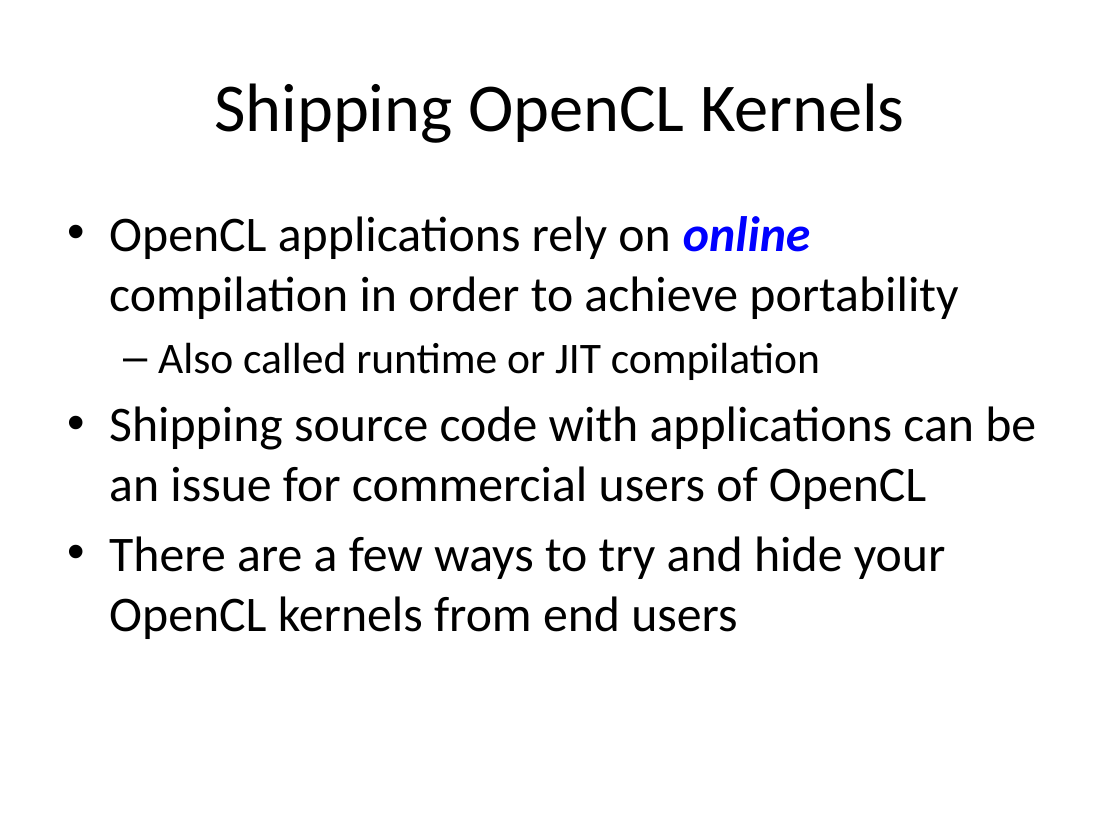
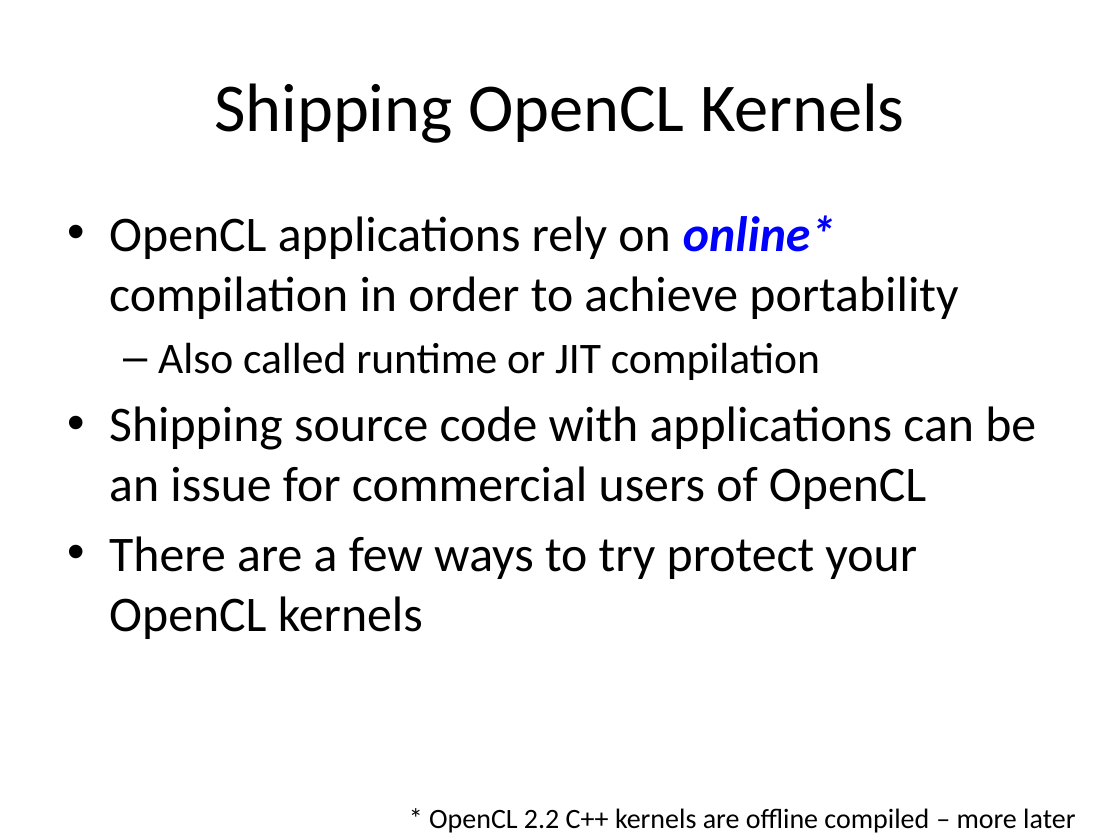
Before and after one commit to UoB-HPC/opencl-training-code, a slide deck: slide 5 of slides/advanced_part2.pptx. Drawn at 1120x840 pixels with LibreOffice and Linux fonts; fonts in the diff are those of the drawing. Boxes give left, top, right and bottom in pixels: in the first picture for what was removed or moved away, otherwise in the second. Text is boxed around its words. In the diff, an @@ line names an element or a change of style, - is before the commit and + after.

Commit message:
Part 2 updates
Minor wording improvements on a couple of slides.

```diff
--- a/slides/advanced_part2.pptx
+++ b/slides/advanced_part2.pptx
@@ text at box(109, 215, 958, 319): text changed @@
-• OpenCL applications rely on online compilation in order to achieve portability
+• OpenCL applications rely on online* compilation in order to achieve portability
@@ text at box(109, 536, 917, 639): text changed @@
-• There are a few ways to try and hide your OpenCL kernels from end users
+• There are a few ways to try protect your OpenCL kernels
@@ text added at box(429, 808, 1075, 833), 18 pt, text #000000 @@
+* OpenCL 2.2 C++ kernels are offline compiled – more later
```
Also in this commit, not shown: 5 other slides changed.
